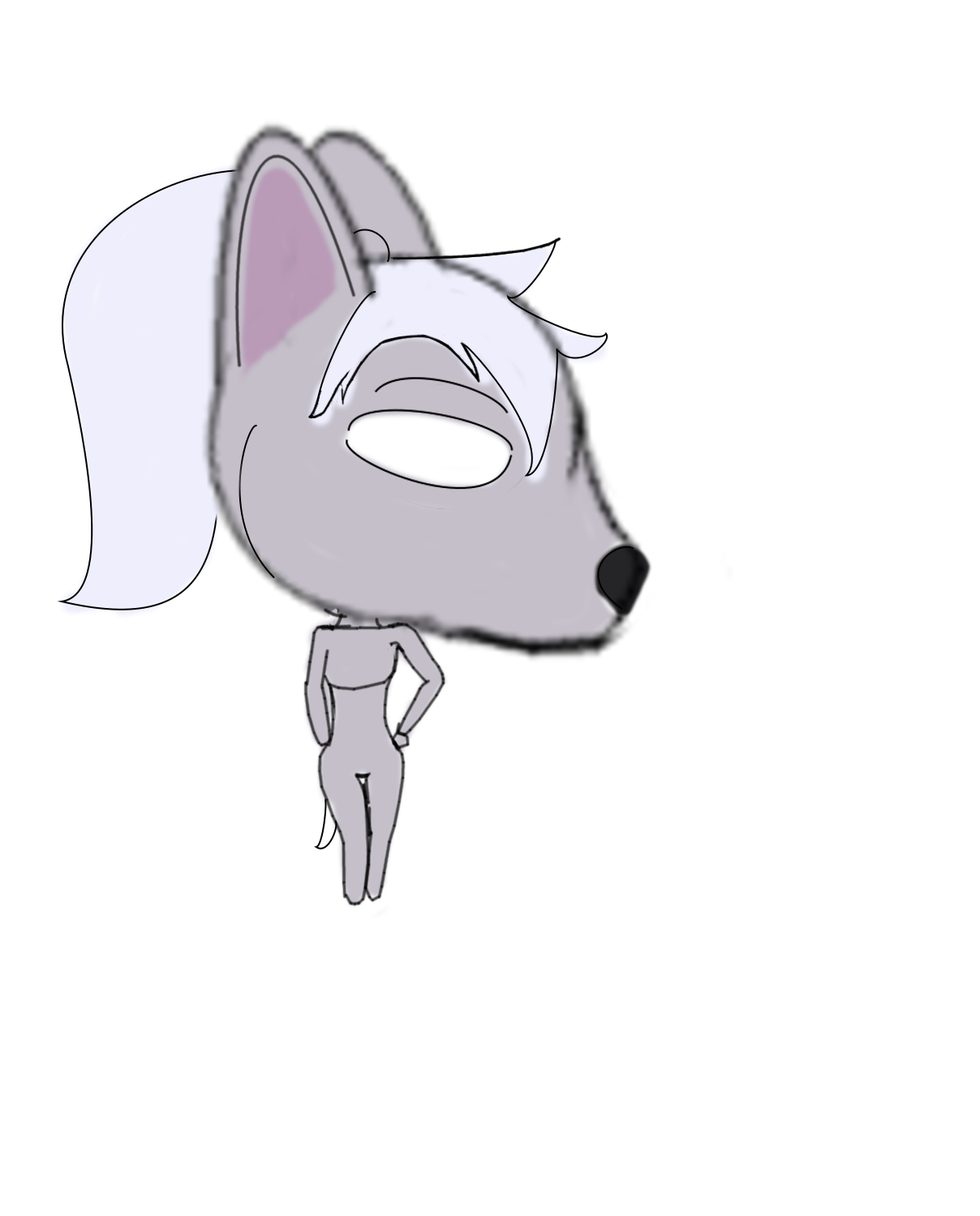
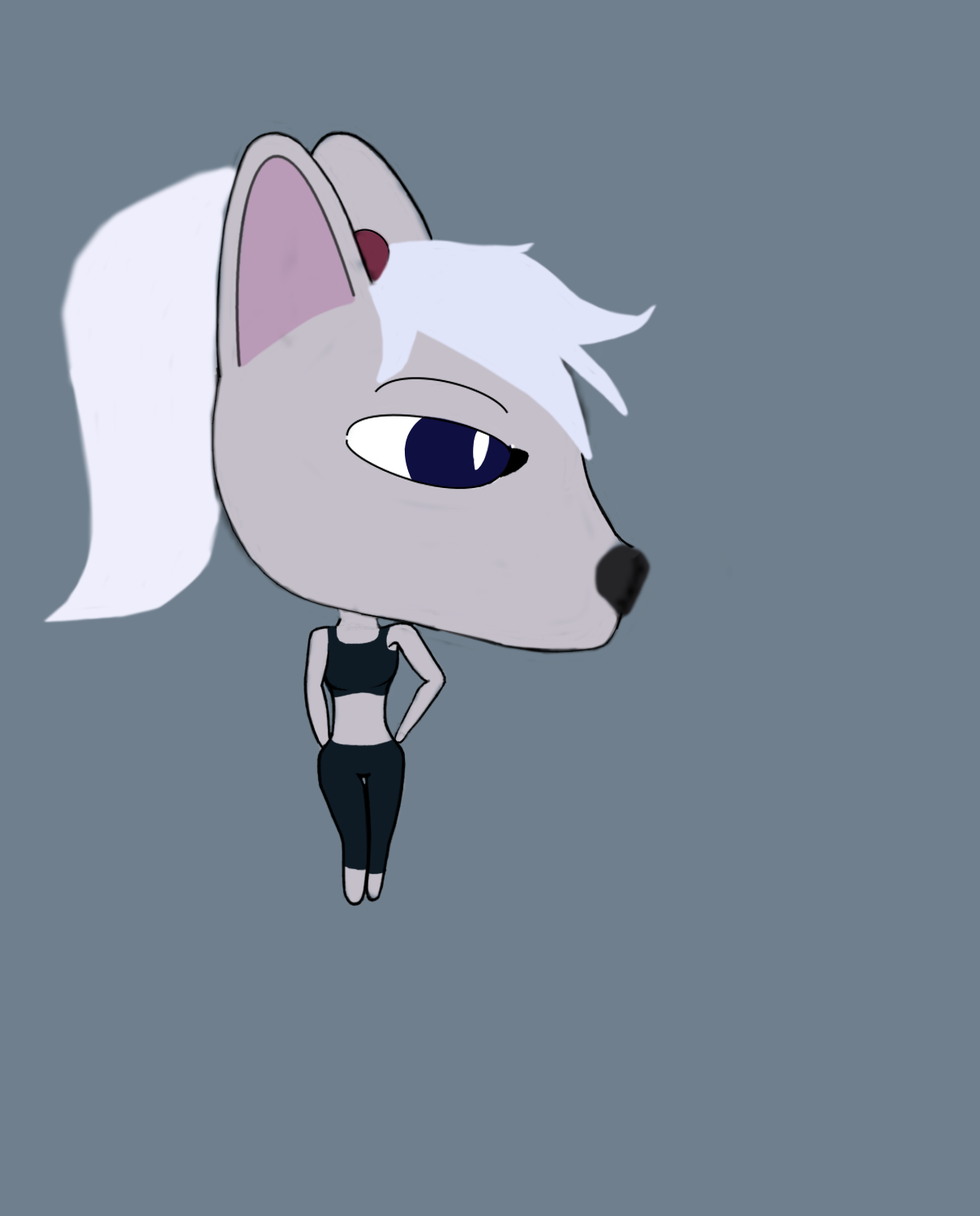
Two versions of the same layered image (980px x 1216px). Layer-by-layer changes:
hid "HAIR", painted on it over [left=56, top=169, right=635, bottom=850]
moved "HAIR?" above "LINES", painted on it over [left=41, top=162, right=658, bottom=625]
painted on "LINES" over [left=210, top=120, right=644, bottom=908]
added layer "CLOTHES" above "nose" over [left=316, top=621, right=407, bottom=875]
added layer "BERET" above "BASE" over [left=349, top=227, right=394, bottom=285]
painted on "BASE" over [left=211, top=127, right=629, bottom=920]
added layer "IRIS" above "Eye" over [left=402, top=410, right=513, bottom=490]
added layer "Eye" above "ear" over [left=328, top=395, right=522, bottom=507]
painted on "Background" over [left=0, top=0, right=980, bottom=1216]
